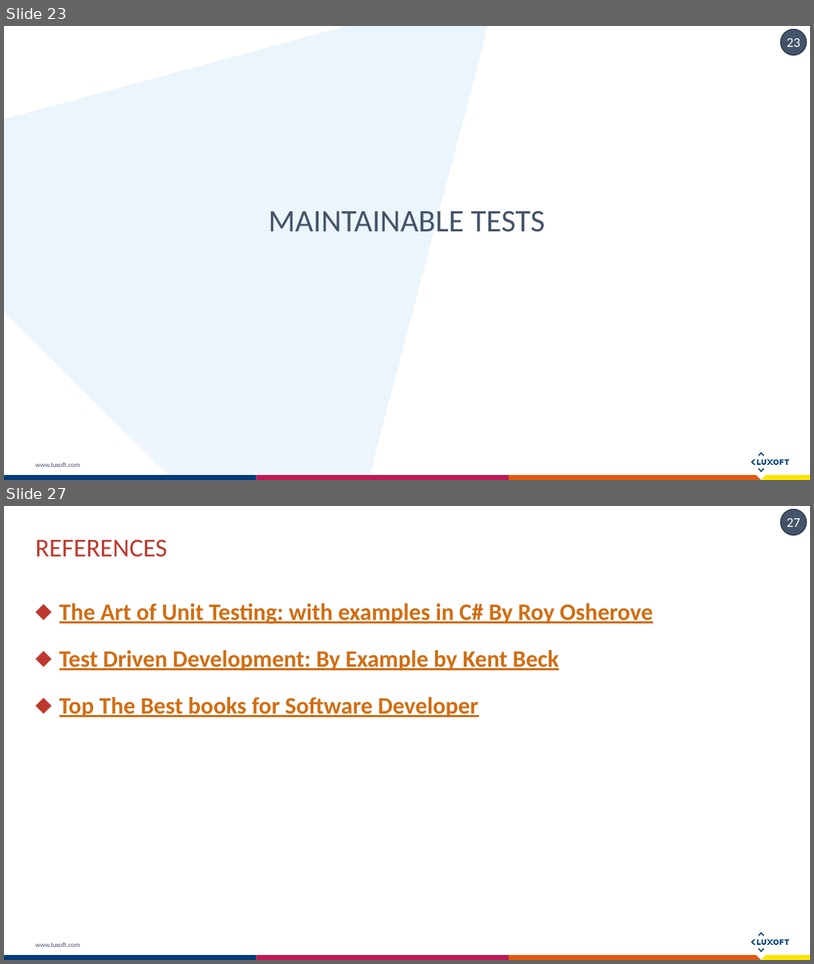
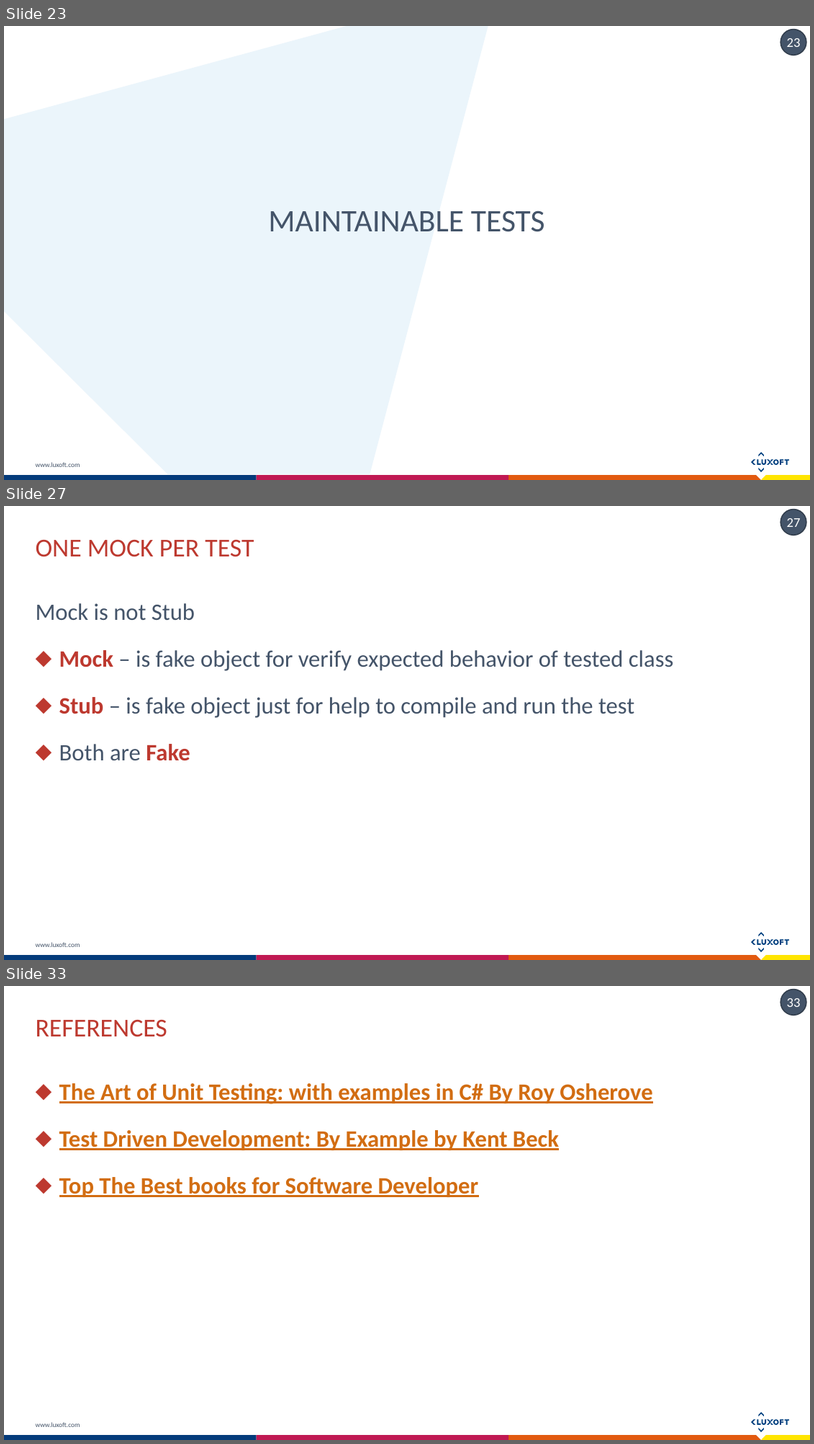
Before and after one commit to exiton3/Unit-tests-Best-Practices-Samples, a slide deck: Docs/Unit testing Bests practices.pptx. Shown one above the other, each under a label of ours: slides 23 and 27 before the commit, slides 23, 27 and 33 after it; the slides between them are not shown. The pictures are 814x964 and 814x1444 pixels, drawn with LibreOffice and Linux fonts; fonts in the diff are those of the drawing. Boxes give left, top, right and bottom in pixels: in the first picture for what was removed or moved away, otherwise in the second. Text is boxed around its words. In the diff, an @@ line names an element or a change of style, - is before the commit and + after.

```diff
--- a/Docs/Unit testing Bests practices.pptx
+++ b/Docs/Unit testing Bests practices.pptx
@@ slide 27 added at <box>4,506,810,960</box>, background #FFFFFF; not listed: 18 template elements that a slide beside it also shows @@
@@ title added at <box>36,540,254,557</box>, 23 pt, text #BD392F @@
+ONE MOCK PER TEST
@@ text added at <box>36,603,674,761</box>, 21 pt, text #445469 @@
+Mock is not Stub
+⬥ Mock – is fake object for verify expected behavior of tested class
+⬥ Stub – is fake object just for help to compile and run the test
+⬥ Both are Fake
@@ what was slide 27 is now slide 33 @@
@@ page number at <box>787,998,801,1007</box>: text changed @@
-27
+33
```
Also in this commit, not shown: 3 slides changed, 5 other slides added, 5 other files.
